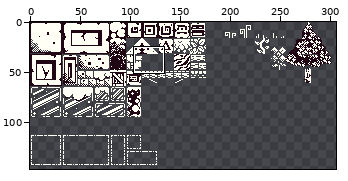
A sprite sheet gets an edit: assets/img/tiles.png. Above, an overview of the earlier version with the close-up marked.
Close-up. Old version:
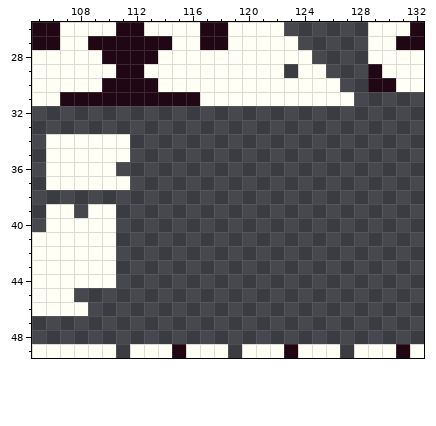
The file is 320x180 pixels. Shown: x 105..132, y 26..49. The wide view leaves out empty margins.
After:
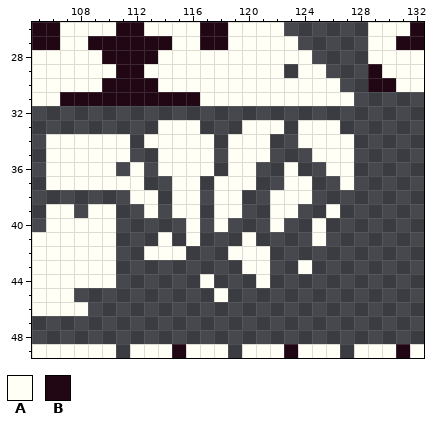
Palette (. is transparent): A #fffff5  B #210613
The exact change:
The author put colour A in row 33 at x 114 to 116, 120 to 122 and 124 to 126; in row 34 at x 113 to 117, 119 to 121 and 124 to 127; in row 35 at x 114 to 117, 119 to 121 and 125 to 127; in row 36 at x 112, 114 to 117, 119 to 120, 123 and 126 to 127; in row 37 at x 112, 115 to 116, 118 to 120, 123 to 124 and 127; in row 38 at x 112 to 113, 115 to 116, 118 to 119 and 122 to 124.
The author put colour A in row 39 at x 113, 115 to 116, 118 to 119, 122 to 123 and 126; in row 40 at x 116, 118, 122 and 125; in row 41 at x 114, 116, 120 and 125; in row 42 at x 113 to 115 and 119 to 121; in row 43 at x 120 to 121 and 124; in row 44 at x 117 and 121.
The author put colour A in row 45 at x 118.
Pixel boxes of the changes (left, top, right, bottom) in both close-ups:
added: (130, 120, 354, 302)
